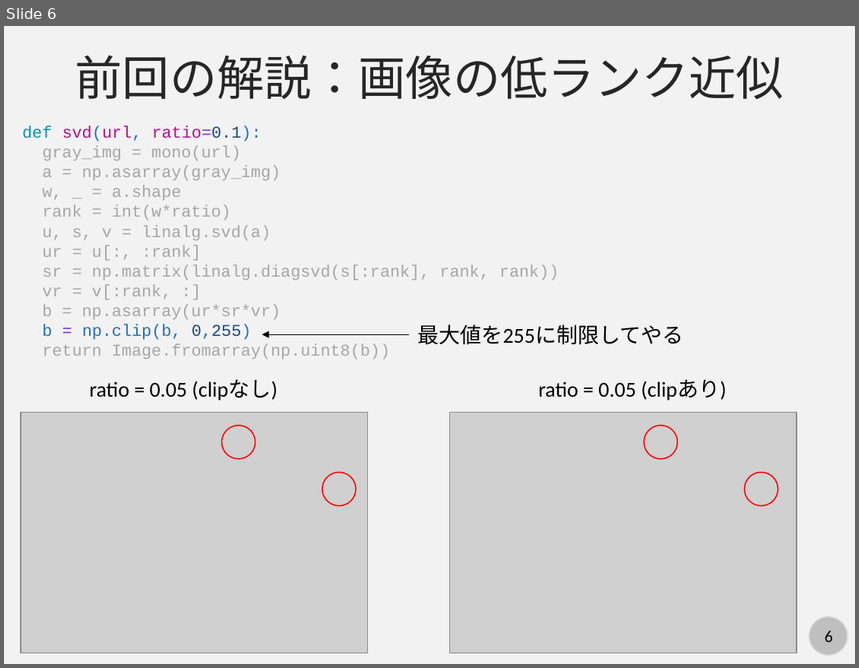
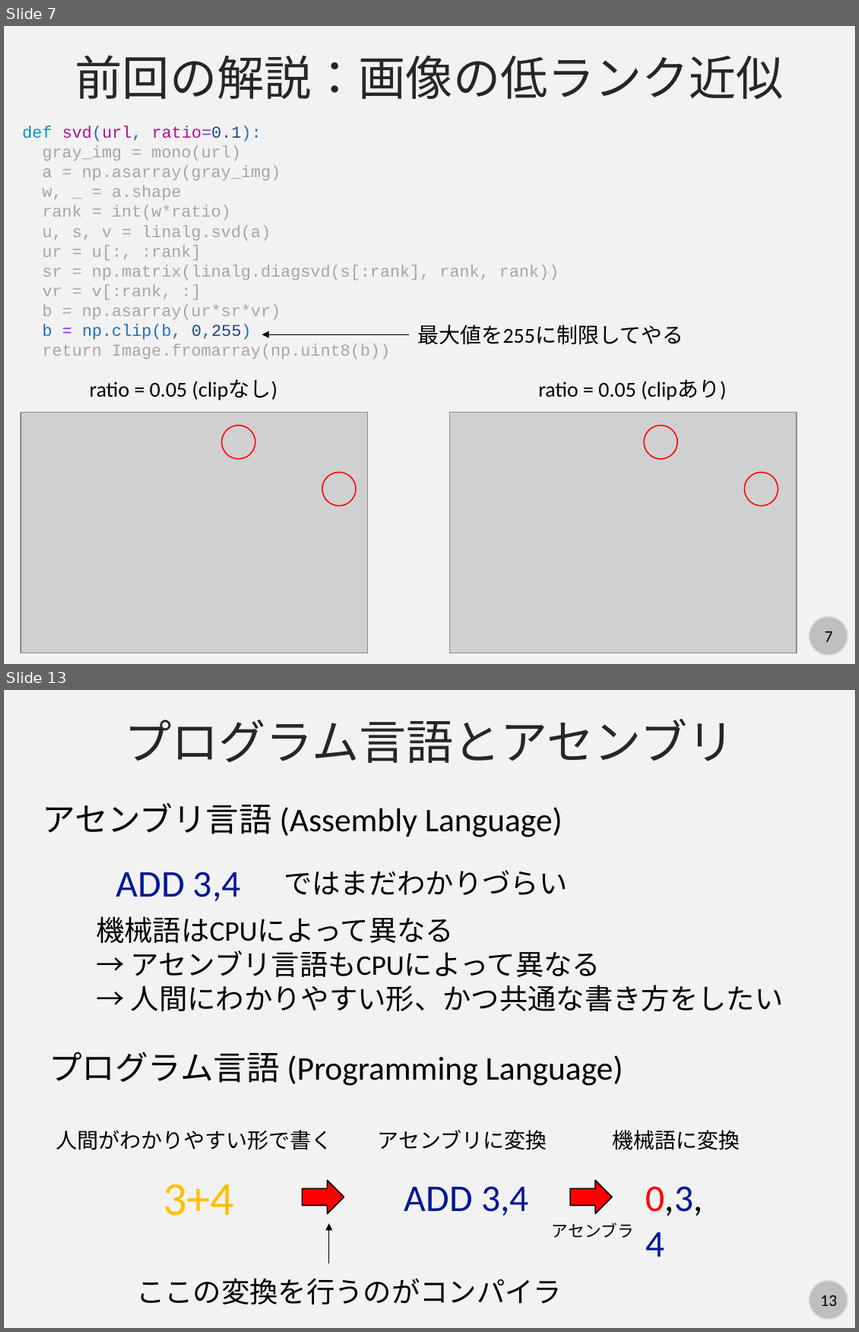
Before and after one commit to kaityo256/python_zero, a slide deck: howtowork/fig/slide.pptx. Shown one above the other, each under a label of ours: slide 6 before the commit, slides 7 and 13 after it; the slides between them are not shown. The pictures are 859x668 and 859x1332 pixels, drawn with LibreOffice and Linux fonts; fonts in the diff are those of the drawing; grey boxes stand for pictures. Boxes give left, top, right and bottom in pixels: in the first picture for what was removed or moved away, otherwise in the second. Text is boxed around its words. In the diff, an @@ line names an element or a change of style, - is before the commit and + after.

```diff
--- a/howtowork/fig/slide.pptx
+++ b/howtowork/fig/slide.pptx
@@ slide 13 added at <box>4,690,855,1328</box>, background #F2F2F2; not listed: 2 template elements that a slide beside it also shows @@
@@ text added at <box>124,719,734,763</box>, 40 pt, text #262626 @@
+プログラム言語とアセンブリ
@@ text added at <box>43,803,563,837</box>, 28 pt, text #000000 @@
+アセンブリ言語 (Assembly Language)
@@ text added at <box>116,872,241,901</box>, 32 pt, text #011893 @@
+ADD 3,4
@@ text added at <box>284,870,567,895</box>, 24 pt, text #000000 @@
+ではまだわかりづらい
@@ text added at <box>96,916,784,1011</box>, 24 pt, text #000000 @@
+機械語はCPUによって異なる
+→ アセンブリ言語もCPUによって異なる
+→ 人間にわかりやすい形、かつ共通な書き方をしたい
@@ text added at <box>49,1052,623,1086</box>, 28 pt, text #000000 @@
+プログラム言語 (Programming Language)
@@ text added at <box>56,1130,332,1151</box>, 18 pt, text #000000 @@
+人間がわかりやすい形で書く
@@ text added at <box>378,1130,547,1151</box>, 18 pt, text #000000 @@
+アセンブリに変換
@@ text added at <box>612,1130,740,1151</box>, 18 pt, text #000000 @@
+機械語に変換
@@ text added at <box>163,1184,234,1216</box>, 40 pt, text #FFC000 @@
+3+4
@@ right arrow added at <box>302,1180,344,1214</box>, fill #FF0000, outline #000000 1 pt @@
@@ text added at <box>405,1186,529,1216</box>, 32 pt, text #011893 @@
+ADD 3,4
@@ right arrow added at <box>570,1180,612,1214</box>, fill #FF0000, outline #000000 1 pt @@
@@ text added at <box>645,1186,702,1257</box>, 32 pt, text #000000 @@
+0,3,4
@@ arrow added from (329, 1264) to (329, 1224), #000000 0.5 pt @@
@@ text added at <box>552,1223,634,1238</box>, 14 pt, text #000000 @@
+アセンブラ
@@ text added at <box>136,1278,562,1305</box>, 24 pt, text #000000 @@
+ここの変換を行うのがコンパイラ
@@ what was slide 6 is now slide 7 @@
@@ page number at <box>825,632,833,642</box>: text changed @@
-6
+7
```
Also in this commit, not shown: 1 slide changed, 8 other slides added, 1 slide removed.
